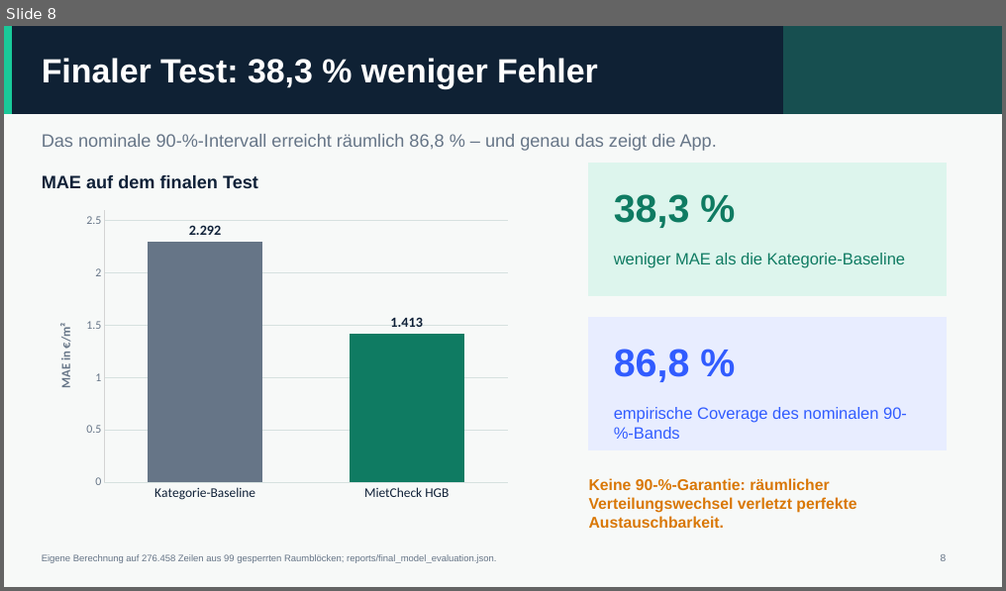
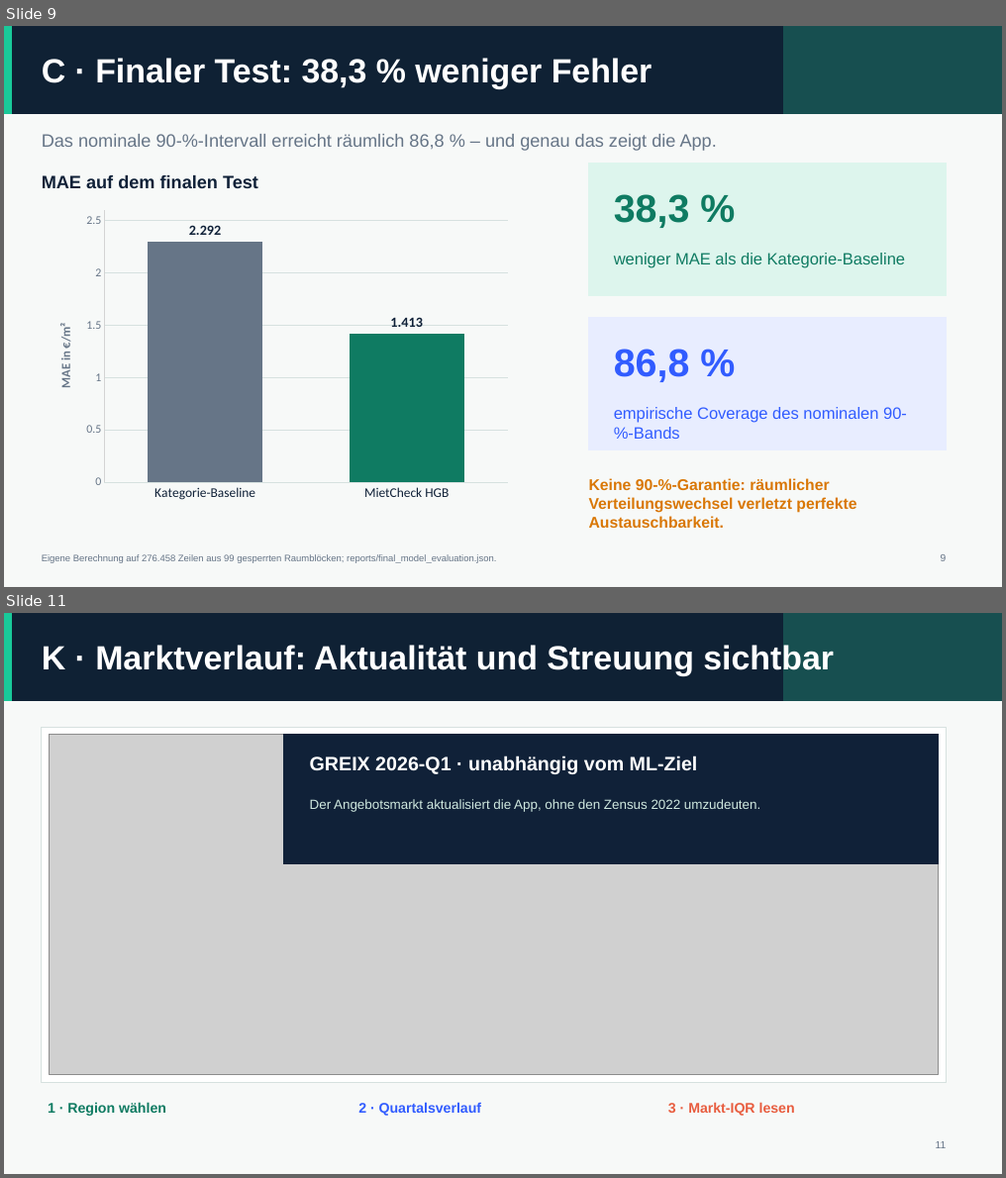
Before and after one commit to neleknaak-31/MietCheck, a slide deck: deliverables/MietCheck_Praesentation.pptx. Shown one above the other, each under a label of ours: slide 8 before the commit, slides 9 and 11 after it; the slides between them are not shown. The pictures are 1006x591 and 1006x1178 pixels, drawn with LibreOffice and Linux fonts; fonts in the diff are those of the drawing; grey boxes stand for pictures. Boxes give left, top, right and bottom in pixels: in the first picture for what was removed or moved away, otherwise in the second. Text is boxed around its words. In the diff, an @@ line names an element or a change of style, - is before the commit and + after.

```diff
--- a/deliverables/MietCheck_Praesentation.pptx
+++ b/deliverables/MietCheck_Praesentation.pptx
@@ slide 11 added at (x1=4, y1=613, x2=1002, y2=1174), background #F7F9F8 @@
@@ rectangle added at (x1=4, y1=613, x2=1002, y2=700), fill #0F2134, outline #0F2134 0 pt @@
@@ rectangle added at (x1=4, y1=613, x2=12, y2=700), fill #19C99A, outline #19C99A 0 pt @@
@@ rectangle added at (x1=784, y1=613, x2=1002, y2=700), fill #174F50, outline #174F50 0 pt @@
@@ text added at (x1=42, y1=643, x2=834, y2=676), 32.2 pt, text #FFFFFF, bold @@
+K · Marktverlauf: Aktualität und Streuung sichtbar
@@ rectangle added at (x1=42, y1=727, x2=945, y2=1082), fill #FFFFFF, outline #D6E1DF 0.75 pt @@
@@ picture added at (x1=49, y1=735, x2=939, y2=1074) @@
@@ rectangle added at (x1=284, y1=735, x2=939, y2=863), fill #102138, outline #102138 0 pt @@
@@ text added at (x1=310, y1=756, x2=698, y2=774), 18.8 pt, text #FFFFFF, bold @@
+GREIX 2026-Q1 · unabhängig vom ML-Ziel
@@ text added at (x1=310, y1=799, x2=760, y2=812), 12.8 pt, text #CFE8DF @@
+Der Angebotsmarkt aktualisiert die App, ohne den Zensus 2022 umzudeuten.
@@ text added at (x1=48, y1=1102, x2=166, y2=1116), 13.5 pt, text #0F7B62, bold @@
+1 · Region wählen
@@ text added at (x1=358, y1=1102, x2=481, y2=1116), 13.5 pt, text #315CFF, bold @@
+2 · Quartalsverlauf
@@ text added at (x1=668, y1=1102, x2=795, y2=1116), 13.5 pt, text #E85D3F, bold @@
+3 · Markt-IQR lesen
@@ text added at (x1=936, y1=1142, x2=946, y2=1149), 9.8 pt, text #667587 @@
+11
@@ what was slide 8 is now slide 9 @@
@@ slide 9 changed as well @@
@@ text at (x1=42, y1=58, x2=652, y2=89): text changed @@
-Finaler Test: 38,3 % weniger Fehler
+C · Finaler Test: 38,3 % weniger Fehler
```
Also in this commit, not shown: 10 other slides changed, 3 other slides added, 3 slides removed, 35 other files.
